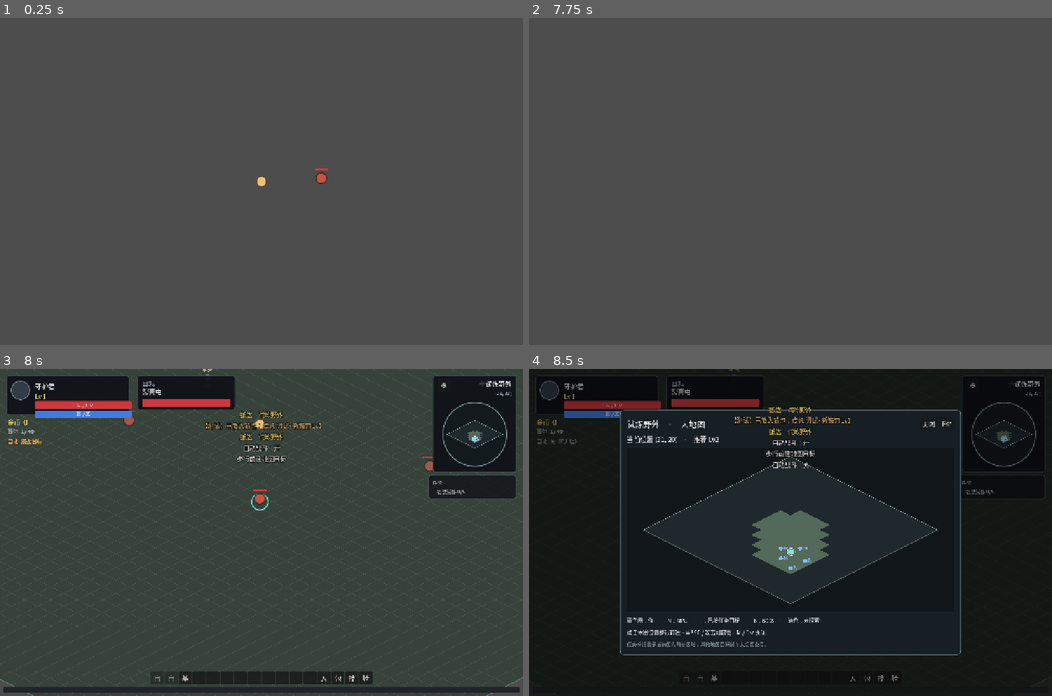
Above: before the commit, frames 1-4 (two rows, left to right).
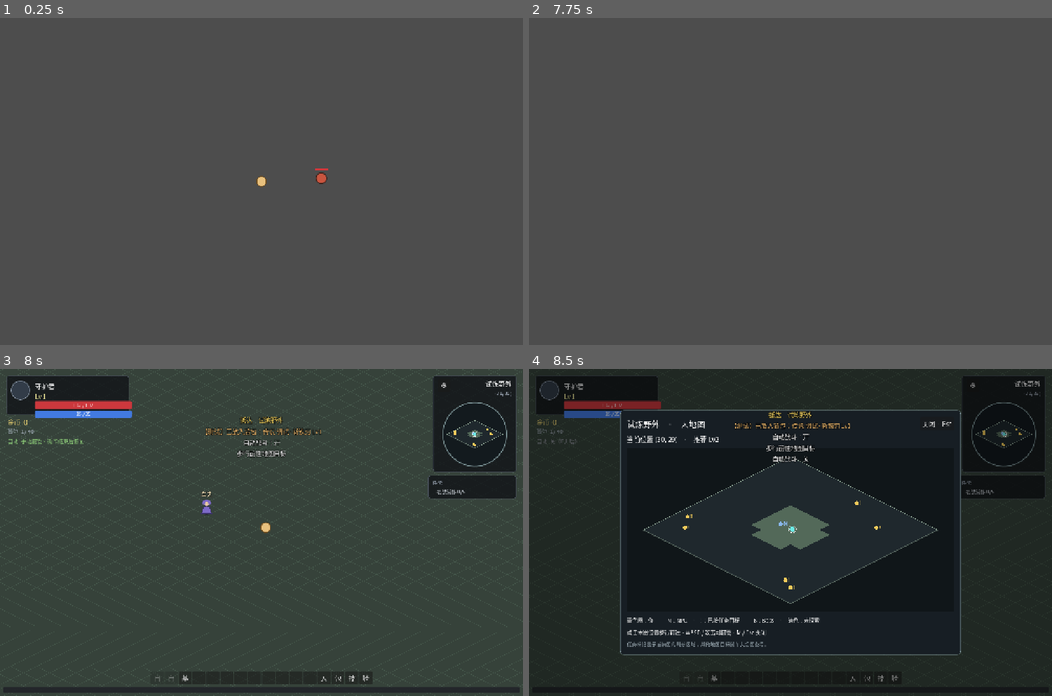
Above: after the commit, the same moments.

Repository: fengcms/DegenerateAge
Game: Godot game, scene res://tests/SmokeTest.tscn
Same seed, same stepped clock (60 frames per second), same inputs: the game is played once before the commit and once after it. This scene is started directly instead of the project's main scene.
Inputs (mouse positions are in pixels of both pictures, inside the frame that each line leads up to):
- Up to frame 1 (0.25 s): no input
- Up to frame 2 (7.75 s): tap Enter at 0.5, 2, 4.25 s; move the mouse to (905, 165) at 0.52 s; hold D (move_right) 0.53-1.25 s; hold Space (attack) 0.53-1.25 s; click (905, 165) at 0.67 s; tap F (auto_battle) at 0.8 s; drag from (685, 197) to (764, 246) at 1.27 s; move the mouse to (842, 109) at 2.02 s; hold D (move_right) 2.03-2.75 s; hold G (auto_pickup) 2.03-2.75 s; click (842, 109) at 2.17 s; tap Tab (target_next) at 2.3 s; drag from (764, 246) to (633, 132) at 2.77 s; tap Space (attack) at 3.5 s; drag from (785, 171) to (816, 181) at 3.52 s; drag from (633, 132) to (712, 99) at 4.27 s; move the mouse to (816, 181) at 5.02 s; hold S (move_down) 5.03-5.75 s; hold F (auto_battle) 5.03-5.75 s; click (816, 181) at 5.17 s; tap G (auto_pickup) at 5.3 s; tap Escape (pause) at 5.65 s; drag from (712, 99) to (685, 197) at 5.77 s; move the mouse to (905, 165) at 6.52 s; hold W (move_up) 6.53-7.25 s; hold X (sit_toggle, bound only after the commit) 6.53-7.25 s; tap 1 (hotbar_1) at 6.6 s; click (905, 165) at 6.67 s; drag from (685, 197) to (764, 246) at 7.27 s
- Up to frame 3 (8 s): no input
- Up to frame 4 (8.5 s): move the mouse to (1004, 434) at 8.02 s; hold S (move_down) from 8.03 s (still down); hold F (auto_battle) from 8.03 s (still down); tap - (hotbar_11) at 8.1 s; click (1004, 434) at 8.17 s

Frames 1-2 are identical in both runs. In frame 3, 3.8% of the frame differs, in the area x 0-100%, y 0-100%; in frame 4, 5.5%.
Error before the commit: Invalid access to property or key '_anchor' on a base object of type 'Node (AutoBattle)'. (res://tests/smoke_test.gd:2527)

Commit message:
feat(player): 实现打坐加速恢复与受击起身

Diff:
--- a/autoload/event_bus.gd
+++ b/autoload/event_bus.gd
@@ -17,6 +17,7 @@
 # ---- 玩家数值（HUD 实时刷新，M1-3）----
 signal player_hp_changed(current: int, maximum: int)
 signal player_mp_changed(current: int, maximum: int)
+signal player_sitting_changed(sitting: bool)
 signal player_xp_changed(current: int, maximum: int)
 signal target_changed(target: Node)
 signal boss_first_clear(monster_id: String)
--- a/project.godot
+++ b/project.godot
@@ -78,6 +78,11 @@
 "events": [Object(InputEventKey,"resource_local_to_scene":false,"resource_name":"","device":-1,"window_id":0,"alt_press …(195 unchanged characters)…
 ]
 }
+sit_toggle={
+"deadzone": 0.5,
+"events": [Object(InputEventKey,"resource_local_to_scene":false,"resource_name":"","device":-1,"window_id":0,"alt_pressed":false,"shift_pressed":false,"ctrl_pressed":false,"meta_pressed":false,"pressed":false,"keycode":0,"physical_keycode":88,"key_label":0,"unicode":0,"location":0,"echo":false,"script":null)
+]
+}
 auto_battle={
 "deadzone": 0.5,
 "events": [Object(InputEventKey,"resource_local_to_scene":false,"resource_name":"","device":-1,"window_id":0,"alt_press …(190 unchanged characters)…
--- a/scripts/entities/player.gd
+++ b/scripts/entities/player.gd
@@ -49,6 +49,7 @@
 ## 死亡占位计时
 var _death_t: float = 0.0
 var is_dead: bool = false
+var is_sitting: bool = false
 
 ## 自动战斗的移动意图（3.14）：由 AutoBattle 写入。
 ## **手动输入优先**——玩家一按方向键即完全接管（4.6），无需 AutoBattle 额外干预。
@@ -84,6 +85,7 @@
 	EventBus.target_changed.emit(locked_target)
 
 func begin_manual_command() -> void:
+	set_sitting(false)
 	auto_move = Vector2.ZERO
 	var pilot := get_node_or_null("AutoPilot") as AutoBattle
 	if pilot != null:
@@ -178,6 +180,17 @@
 	_tick_regen(delta)
 
 	_stun = maxf(0.0, _stun - delta)
+	if is_sitting:
+		var wants_move := Input.get_vector("move_left", "move_right", "move_up", "move_down").length() > MANUAL_EPS
+		if wants_move or Input.is_action_pressed("attack"):
+			set_sitting(false)
+		else:
+			auto_move = Vector2.ZERO
+			manual_input_active = false
+			velocity = Vector2.ZERO
+			move_and_slide()
+			_update_blink()
+			return
 
 	# 面板打开时屏蔽操控（面板不暂停世界模拟，仅屏蔽玩家指令，避免开背包时误攻击 / 误走位）
 	if GameState.panel_open:
@@ -225,6 +238,7 @@
 func apply_damage(amount: int) -> int:
 	if is_dead or _invuln > 0.0 or amount <= 0:
 		return 0
+	set_sitting(false)
 	_invuln = IFRAME
 	_stun = HITSTUN
 	_mark_combat()
@@ -236,6 +250,7 @@
 func _begin_death() -> void:
 	if is_dead:
 		return
+	set_sitting(false)
 	map_move_active = false
 	manual_attack_active = false
 	select_target(null)
@@ -340,14 +355,15 @@
 func _tick_regen(delta: float) -> void:
 	if _map_background or get_tree().paused:
 		return
+	var recovery_delta := maxf(0.0, delta - _combat_cooldown)
 	_combat_cooldown = maxf(0.0, _combat_cooldown - delta)
 	var pilot := get_node_or_null("AutoPilot") as AutoBattle
-	if _combat_cooldown > 0.0 or manual_attack_active or (pilot != null and pilot.current_target() != null):
+	if recovery_delta <= 0.0 or manual_attack_active or (pilot != null and pilot.current_target() != null):
 		return
 	var hp_max := GameState.max_hp()
 	var mp_max := GameState.max_mp()
 	if int(GameState.player.hp) < hp_max:
-		_hp_regen_rest += float(hp_max) * IDLE_HP_RATE * delta
+		_hp_regen_rest += float(hp_max) * (SIT_HP_RATE if is_sitting else IDLE_HP_RATE) * recovery_delta
 		var hp_points := int(floorf(_hp_regen_rest))
 		if hp_points > 0:
 			_hp_regen_rest -= hp_points
@@ -355,7 +371,7 @@
 	else:
 		_hp_regen_rest = 0.0
 	if int(GameState.player.mp) < mp_max:
-		_mp_regen_rest += float(mp_max) * IDLE_MP_RATE * delta
+		_mp_regen_rest += float(mp_max) * (SIT_MP_RATE if is_sitting else IDLE_MP_RATE) * recovery_delta
 		var mp_points := int(floorf(_mp_regen_rest))
 		if mp_points > 0:
 			_mp_regen_rest -= mp_points
@@ -388,5 +404,25 @@
 func _draw() -> void:
 	# 占位角色：圆形身体 + 描边；死亡态转灰（脚底碰撞体见 CollisionShape2D）
 	var body := COLOR_DEAD if is_dead else COLOR_BODY
-	draw_circle(Vector2.ZERO, RADIUS, body)
-	draw_arc(Vector2.ZERO, RADIUS, 0.0, TAU, 28, COLOR_EDGE, 2.0, true)
+	if is_sitting:
+		draw_circle(Vector2(0, 5), RADIUS, body)
+		draw_arc(Vector2(0, 5), RADIUS, 0.0, TAU, 28, COLOR_EDGE, 2.0, true)
+		draw_line(Vector2(-15, 17), Vector2(15, 17), COLOR_EDGE, 3.0)
+	else:
+		draw_circle(Vector2.ZERO, RADIUS, body)
+		draw_arc(Vector2.ZERO, RADIUS, 0.0, TAU, 28, COLOR_EDGE, 2.0, true)
+
+func set_sitting(value: bool) -> void:
+	if is_dead and value or is_sitting == value:
+		return
+	is_sitting = value
+	if value:
+		map_move_active = false
+		manual_attack_active = false
+		auto_move = Vector2.ZERO
+		velocity = Vector2.ZERO
+		var pilot := get_node_or_null("AutoPilot") as AutoBattle
+		if pilot != null:
+			pilot.begin_manual_override()
+	EventBus.player_sitting_changed.emit(is_sitting)
+	queue_redraw()
--- a/scripts/systems/auto_battle.gd
+++ b/scripts/systems/auto_battle.gd
@@ -146,6 +146,12 @@
 		GameState.set_auto_battle(false)
 		_set_state(State.OFF)
 		return
+	if _player.is_sitting:
+		_player.set_auto_move(Vector2.ZERO)
+		_target = null
+		_loot = null
+		_set_state(State.RECOVER, "打坐中")
+		return
 
 	# ⑥ 面板打开 / 后台 / 暂停 → 停决策（不暂停世界模拟，仅停本机决策）
 	if GameState.panel_open or _background or get_tree().paused:
--- a/scripts/systems/settings_runtime.gd
+++ b/scripts/systems/settings_runtime.gd
@@ -2,7 +2,7 @@
 extends RefCounted
 ## 设置统一应用层。改键只存物理键码，旧档迁移后沿用项目默认绑定。
 
-const ACTIONS := ["move_up", "move_down", "move_left", "move_right", "attack", "target_next",
+const ACTIONS := ["move_up", "move_down", "move_left", "move_right", "attack", "target_next", "sit_toggle",
 	"auto_battle", "auto_pickup", "interact", "pause", "panel_inventory", "panel_character",
 	"panel_map", "panel_skill", "panel_mount", "hotbar_1", "hotbar_2", "hotbar_3",
 	"hotbar_4", "hotbar_5", "hotbar_6", "hotbar_7", "hotbar_8", "hotbar_9",
--- a/scripts/ui/hud.gd
+++ b/scripts/ui/hud.gd
@@ -50,6 +50,7 @@
 	EventBus.toast_requested.connect(_on_toast)
 	EventBus.auto_state_changed.connect(_on_auto_state)
 	EventBus.auto_phase_changed.connect(_on_auto_phase)
+	EventBus.player_sitting_changed.connect(_on_sitting_changed)
 	EventBus.quest_accepted.connect(_on_quest_changed)
 	EventBus.quest_completed.connect(_on_quest_changed)
 	EventBus.quest_rewarded.connect(_on_quest_changed)
@@ -116,7 +117,15 @@
 	_auto_phase = phase
 	_refresh_auto()
 
+func _on_sitting_changed(_sitting: bool) -> void:
+	_refresh_auto()
+
 func _refresh_auto() -> void:
+	var player := get_tree().get_first_node_in_group("player") as PlayerCharacter
+	if player != null and player.is_sitting:
+		_auto_label.text = "打坐中（X 起身）" if not _auto_battle else "打坐中 · 自动暂停（X 起身）"
+		_auto_label.add_theme_color_override("font_color", COL_AUTO_OVERRIDE)
+		return
 	if not _auto_battle:
 		_auto_label.text = "自动  关（F 开启）"
 		_auto_label.add_theme_color_override("font_color", COL_AUTO_OFF)
--- a/scripts/ui/settings_panel.gd
+++ b/scripts/ui/settings_panel.gd
@@ -3,7 +3,7 @@
 
 const ACTION_NAMES := {
 	"move_up": "向上移动", "move_down": "向下移动", "move_left": "向左移动", "move_right": "向右移动",
-	"attack": "普通攻击", "target_next": "切换目标", "auto_battle": "自动战斗", "auto_pickup": "自动拾取",
+	"attack": "普通攻击", "target_next": "切换目标", "sit_toggle": "打坐 / 起身", "auto_battle": "自动战斗", "auto_pickup": "自动拾取",
 	"interact": "交互", "pause": "关闭 / 暂停", "panel_inventory": "背包", "panel_character": "人物",
 	"panel_map": "地图", "panel_skill": "技能", "panel_mount": "坐骑",
 }
--- a/scripts/world/game.gd
+++ b/scripts/world/game.gd
@@ -198,6 +198,10 @@
 
 func _unhandled_input(event: InputEvent) -> void:
 	if not GameState.panel_open and not _player.is_dead:
+		if event.is_action_pressed("sit_toggle") and not event.is_echo():
+			_player.set_sitting(not _player.is_sitting)
+			get_viewport().set_input_as_handled()
+			return
 		if event.is_action_pressed("target_next") and not event.is_echo():
 			cycle_target()
 			get_viewport().set_input_as_handled()
@@ -232,6 +236,8 @@
 	# 自动战斗 / 自动拾取（F / G，3.14 / 9.9）；面板打开时不响应
 	if not GameState.panel_open:
 		if event.is_action_pressed("auto_battle"):
+			if not GameState.auto_battle_on:
+				_player.set_sitting(false)
 			GameState.toggle_auto_battle()
 			get_viewport().set_input_as_handled()
 			return
--- /dev/null
+++ b/tests/AutoExplorationSurvival.tscn
@@ -0,0 +1,6 @@
+[gd_scene load_steps=2 format=3]
+
+[ext_resource type="Script" path="res://tests/auto_exploration_survival.gd" id="1"]
+
+[node name="AutoExplorationSurvival" type="Node"]
+script = ExtResource("1")
--- /dev/null
+++ b/tests/auto_exploration_survival.gd
@@ -0,0 +1,114 @@
+extends Node
+## M4-9：可视区搜怪、无怪巡游、百分比恢复与打坐中断。
+
+var _failures: Array[String] = []
+
+func _ready() -> void:
+	GameState.reset_to_defaults()
+	var main: Node = load("res://scenes/Main.tscn").instantiate()
+	add_child(main)
+	for _i in range(8):
+		await get_tree().process_frame
+	var game: Node = main.get_node("Game")
+	var player := game.get_node("Entities/Player") as PlayerCharacter
+	var pilot := player.get_node("AutoPilot") as AutoBattle
+	var enemies := get_tree().get_nodes_in_group("enemies")
+	_expect(not enemies.is_empty(), "测试地图应有怪物")
+	if enemies.is_empty():
+		_finish()
+		return
+	var chosen := enemies[0] as Node2D
+	for i in range(1, enemies.size()):
+		enemies[i].queue_free()
+	chosen.global_position = player.global_position + Vector2(420, 0)
+	await get_tree().process_frame
+	_expect(game.visible_enemies().has(chosen), "测试怪物应在当前画面中")
+	GameState.set_auto_battle(true)
+	for _i in range(30):
+		await get_tree().physics_frame
+	_expect(pilot.current_target() == chosen, "自动战斗应选中画面中远处的怪物")
+	_expect(player.global_position.distance_to(chosen.global_position) < 420, "应向远处可见怪物移动")
+
+	chosen.queue_free()
+	await get_tree().process_frame
+	for _i in range(35):
+		await get_tree().physics_frame
+	_expect(pilot.current_state() == AutoBattle.State.ROAM, "画面无怪后应进入巡游")
+	var before := player.global_position
+	for _i in range(50):
+		await get_tree().physics_frame
+	_expect(player.global_position.distance_to(before) > 20, "巡游应持续移动而非原地待机")
+	var found: Monster = load("res://scenes/entities/Monster.tscn").instantiate()
+	found.monster_id = "wolf_corrupted"
+	found.ai_enabled = false
+	game.get_node("Entities").add_child(found)
+	found.global_position = player.global_position + Vector2(320, 0)
+	await get_tree().process_frame
+	for _i in range(30):
+		await get_tree().physics_frame
+	_expect(pilot.current_target() == found, "巡游途中发现可见怪物后应立即追击")
+	found.queue_free()
+	player.set_sitting(true)
+	await get_tree().physics_frame
+	_expect(pilot.current_state() == AutoBattle.State.RECOVER and player.auto_move == Vector2.ZERO,
+		"打坐期间应暂停自动战斗并停止移动")
+	player.set_sitting(false)
+
+	GameState.set_auto_battle(false)
+	player._combat_cooldown = 0.0
+	player._hp_regen_rest = 0.0
+	player._mp_regen_rest = 0.0
+	GameState.player.hp = GameState.max_hp() / 2
+	GameState.player.mp = GameState.max_mp() / 2
+	var hp0 := int(GameState.player.hp)
+	var mp0 := int(GameState.player.mp)
+	player._tick_regen(2.0)
+	_expect(int(GameState.player.hp) - hp0 == int(floorf(GameState.max_hp() * 0.02)), "脱战 HP 应按最大值每秒恢复 1%")
+	_expect(int(GameState.player.mp) - mp0 == int(floorf(GameState.max_mp() * 0.04)), "脱战 MP 应按最大值每秒恢复 2%")
+	player._mark_combat()
+	hp0 = int(GameState.player.hp)
+	mp0 = int(GameState.player.mp)
+	player._tick_regen(5.0)
+	_expect(int(GameState.player.hp) == hp0 and int(GameState.player.mp) == mp0, "战斗结束前 5 秒不应恢复")
+	player._tick_regen(1.0)
+	_expect(int(GameState.player.hp) > hp0, "脱战 5 秒后应恢复")
+
+	player.set_sitting(true)
+	_expect(player.is_sitting and player.auto_move == Vector2.ZERO, "打坐应停止移动")
+	_expect(main.get_node("UI/Hud").get_node("AutoLabel").text.contains("打坐"), "HUD 应显示打坐状态")
+	player._combat_cooldown = 0.0
+	player._hp_regen_rest = 0.0
+	player._mp_regen_rest = 0.0
+	hp0 = int(GameState.player.hp)
+	mp0 = int(GameState.player.mp)
+	player._tick_regen(2.0)
+	_expect(int(GameState.player.hp) - hp0 == int(floorf(GameState.max_hp() * 0.06)), "打坐 HP 应按最大值每秒恢复 3%")
+	_expect(int(GameState.player.mp) - mp0 == int(floorf(GameState.max_mp() * 0.10)), "打坐 MP 应按最大值每秒恢复 5%")
+	get_tree().paused = true
+	hp0 = int(GameState.player.hp)
+	mp0 = int(GameState.player.mp)
+	player._tick_regen(2.0)
+	_expect(int(GameState.player.hp) == hp0 and int(GameState.player.mp) == mp0, "暂停不能产生恢复")
+	get_tree().paused = false
+	player.apply_damage(1)
+	_expect(not player.is_sitting, "实际受击应立即起身")
+	player.set_sitting(true)
+	player.request_map_move(player.global_position + Vector2(100, 0))
+	_expect(not player.is_sitting, "手动地图移动应起身")
+	var sit_key := InputEventKey.new()
+	sit_key.physical_keycode = KEY_X
+	sit_key.pressed = true
+	game._unhandled_input(sit_key)
+	_expect(player.is_sitting, "X 键应进入打坐")
+	_finish()
+
+func _expect(ok: bool, reason: String) -> void:
+	if not ok:
+		_failures.append(reason)
+
+func _finish() -> void:
+	for reason in _failures:
+		print("[M4-9] ❌ ", reason)
+	if _failures.is_empty():
+		print("[M4-9] 全部断言通过 ✅")
+	get_tree().quit(0 if _failures.is_empty() else 1)
--- a/tests/smoke_test.gd
+++ b/tests/smoke_test.gd
@@ -2524,7 +2524,6 @@
 		pilot.set_physics_process(false)
 		var hud: Control = main.get_node("UI/Hud")
 		_expect(not String(hud.get_node("%AutoLabel").text).contains("关（F"), "切图后 HUD 应读取自动开关")
-		_expect(pilot._anchor == player.global_position, "新图自动战斗锚点应初始化到玩家出生点")
 		pilot.begin_manual_override()
 		pilot._physics_process(0.1)
 		_expect(pilot.current_phase().contains("3 秒"), "恢复倒计时 3")
